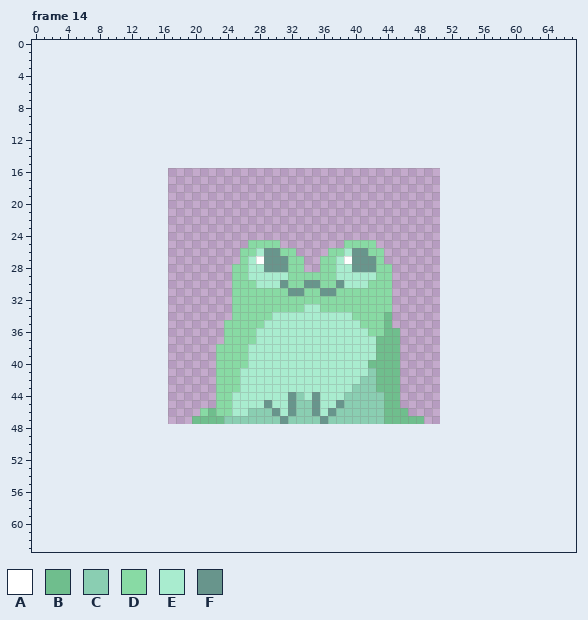
Two versions of one pixel-art file, assets/Grenouille.ase. That is the earlier state.
34x32 pixels, 16 frames. Shown: frame 14. The old version is drawn lined up with the new one, on the new canvas. The commit also changed other frames, which this record leaves out.
Visible layers, top first: "Layer 2", "Layer 1", "Layer".
Palette (. is transparent): A #ffffff  B #6fbe8d  C #8aceb2  D #88daa4  E #a9eccf  F #68958c
Pixels before, frame 14 (only the part around the change), first column x 0:
12 ....................................................................
13 ....................................................................
14 ....................................................................
15 ....................................................................
16 ....................................................................
17 ....................................................................
18 ....................................................................
19 ....................................................................
20 ....................................................................
21 ....................................................................
22 ....................................................................
23 ....................................................................
24 ....................................................................
25 ...........................DDDD........DDDD.........................
26 ..........................DDEFFDD....DDEFFDD........................
27 ..........................DEAFFFDD..DDEAFFFD........................
28 .........................DDEEFFFDD..DDEEFFFDD.......................
29 .........................DDEEEEEDDDDDDEEEEEDD.......................
30 .........................DDDEEEFDDFFDDFEEEDDD.......................
31 .........................DDDDDDDFFDDFFDDDDDDD.......................
32 .........................DDDDDDDDDDDDDDDDDDDD.......................
33 .........................DDDDDDDDDEEDDDDDDDDD.......................
34 .........................DDDDDEEEEEEEEEEDDDDB.......................
35 ........................DDDDDEEEEEEEEEEEEDDDB.......................
36 ........................DDDDEEEEEEEEEEEEEEDDBB......................
37 ........................DDDDEEEEEEEEEEEEEEEBBB......................
38 .......................DDDDEEEEEEEEEEEEEEEEBBB......................
39 .......................DDDDEEEEEEEEEEEEEEEEBBB......................
40 .......................DDDDEEEEEEEEEEEEEEEBBBB......................
41 .......................DDDEEEEEEEEEEEEEEEECBBB......................
42 .......................DDDEEEEEEEEEEEEEEECCBBB......................
43 .......................DDDEEEEEEEEEEEEEECCCBBB......................
44 .......................DDEEEEEEEFCEFEEECCCCCBB......................
45 .......................DDEEEEFEEFCCFEEFCCCCCBB......................
46 .....................DBDDEECCCFEFCCFEFCCCCCCBBB.....................
47 ....................BBBBCCCCCCCFCCCCFCCCCCCCBBBBB...................
48 ....................................................................
49 ....................................................................
50 ....................................................................
51 ....................................................................
52 ....................................................................
53 ....................................................................
54 ....................................................................
55 ....................................................................
56 ....................................................................
57 ....................................................................
58 ....................................................................
59 ....................................................................
60 ....................................................................
61 ....................................................................
62 ....................................................................
63 ....................................................................
And afterwards:
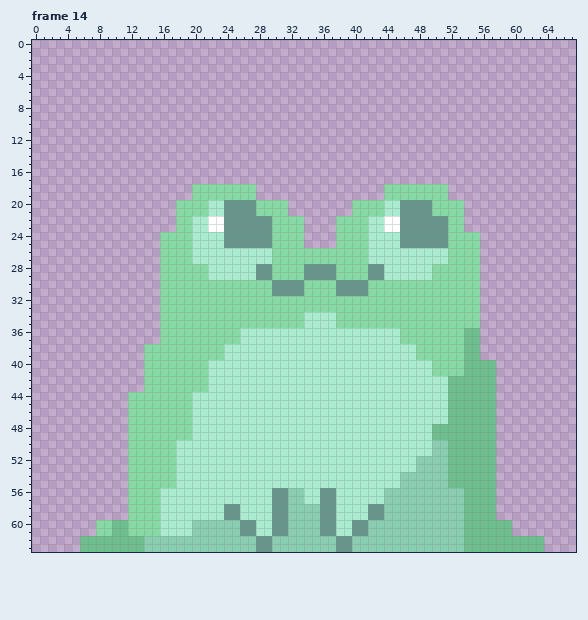
Difference:
canvas 34x32 -> 68x64, the old top-left corner now at 17,16
Changed rows in their new state; - is an unchanged pixel.
Frame 14:
first column x 6:
18 --------------DDDDDDDD----------------DDDDDDDD------------
19 --------------DDDDDDDD----------------DDDDDDDD------------
20 ------------DDDDEEFFFFDDDD--------DDDDEEFFFFDDDD----------
21 ------------DDDDEEFFFFDDDD--------DDDDEEFFFFDDDD----------
22 ------------DDEEAAFFFFFFDDDD----DDDDEEAAFFFFFFDD----------
23 ------------DDEEAAFFFFFFDDDD----DDDDEEAAFFFFFFDD----------
24 ----------DDDDEEEEFFFFFFDDDD----DDDDEEEEFFFFFFDDDD--------
25 ----------DDDDEEEEFFFFFF-DDD----D---EEEEFFFFFFDDDD--------
26 ----------DDDDEEEEEEEE-ED--DDDD--DDDEEEEEEEEEEDDDD--------
27 ----------DDDDEEEEEEE-EEDD--DD--DDDDEEEEEEEEEEDDDD--------
28 ----------DDDDDDEEEEE-F-DD--FFFFDDDD-FEEEEEEDDDDDD--------
29 ----------DDDDDDEEEEE-FFDD--FFFFDDDDFFEEEEEEDDDDDD--------
30 ----------DDDDDDDDD---DDF-FFDD---FFF---DDDDDDDDDDD--------
31 ----------DDDDDDDDD-----FF----DDFFFF---DDDDDDDDDDD--------
32 ----------DDDDDDDDD--------------------DDDDDDDDDDD--------
33 ----------DDDDDDDDD---------DD---------DDDDDDDDDDD--------
34 ----------DDDDDDDDD-----DDDD----DD----DDDDDDDDDDDD--------
35 ----------DDDDDDDD-----DDDDD----DDD---DDDDDDDDDDDD--------
36 ----------DDDDDDDD--EE--------------EEEEDDDDDDDDBB--------
37 ----------DDDDDDDD--EE---------------EEEDDDDDDDDBB--------
38 --------DDDDDDDDD-EEE----------------EEEEEDDDDDDBB--------
39 --------DDDDDDDDD-EEE----------------EEEEEDDDDDDBB--------
40 --------DDDDDDDDEEEEE---------------EEEEEEEEDDDDBBBB------
41 --------DDDDDDDDEEEE----------------EEEEEEEEDDDDBBBB------
42 --------DDDDDDDDEEEE---------------EEEEEEEEEEEBBBBBB------
43 --------DDDDDDDDEEEE--------------EEEEEEEEEEEEBBBBBB------
44 ------DDDDDDDDEEEEE-------EE-E---EEEEEEEEEEEEEBBBBBB------
45 ------DDDDDDDDEEEEE----E--EEEE--EEEEEEEEEEEEEEBBBBBB------
46 ------DDDDDDDDEEEEE--EEEE-EEEE-EEEEEEEEEEEEEEEBBBBBB------
47 ------DDDDDDDDEEEEEEEEEEEEEEEEEEEEEEEEEEEEEEEEBBBBBB------
48 ------DDDDDDDDEEEEEEEEEEEEEEEEEEEEEEEEEEEEEEBBBBBBBB------
49 ------DDDDDDDDEEEEEEEEEEEEEEEEEEEEEEEEEEEEEEBBBBBBBB------
50 ------DDDDDDEEEEEEEEEEEEEEEEEEEEEEEEEEEEEEEECCBBBBBB------
51 ------DDDDDDEEEEEEEEEEEEEEEEEEEEEEEEEEEEEEEECCBBBBBB------
52 ------DDDDDDEEEEEEEEEEEEEEEEEEEEEEEEEEEEEECCCCBBBBBB------
53 ------DDDDDDEEEEEEEEEEEEEEEEEEEEEEEEEEEEEECCCCBBBBBB------
54 ------DDDDDDEEEEEEEEEEEEEEEEEEEEEEEEEEEECCCCCCBBBBBB------
55 ------DDDDDDEEEEEEEEEEEEEEEEEEEEEEEEEEEECCCCCCBBBBBB------
56 ------DDDDEEEEEEEEEEEEEEFFCCEEFFEEEEEECCCCCCCCCCBBBB------
57 ------DDDDEEEEEEEEEEEEEEFFCCEEFFEEEEEECCCCCCCCCCBBBB------
58 ------DDDDEEEEEEEEFFEEEEFFCCCCFFEEEEFFCCCCCCCCCCBBBB------
59 ------DDDDEEEEEEEEFFEEEEFFCCCCFFEEEEFFCCCCCCCCCCBBBB------
60 --DDBBDDDDEEEECCCCCCFFEEFFCCCCFFEEFFCCCCCCCCCCCCBBBBBB----
61 --DDBBDDDDEEEECCCCCCFFEEFFCCCCFFEEFFCCCCCCCCCCCCBBBBBB----
62 BBBBBBBBCCCCCCCCCCCCCCFFCCCCCCCCFFCCCCCCCCCCCCCCBBBBBBBBBB
63 BBBBBBBBCCCCCCCCCCCCCCFFCCCCCCCCFFCCCCCCCCCCCCCCBBBBBBBBBB
